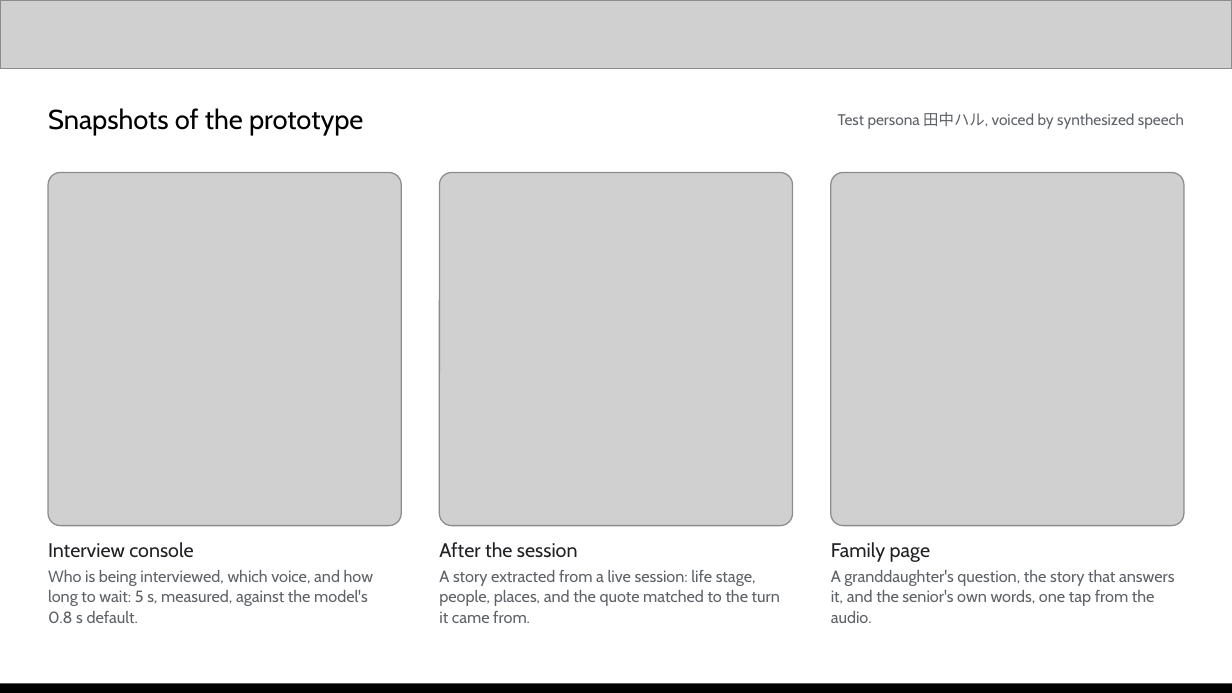
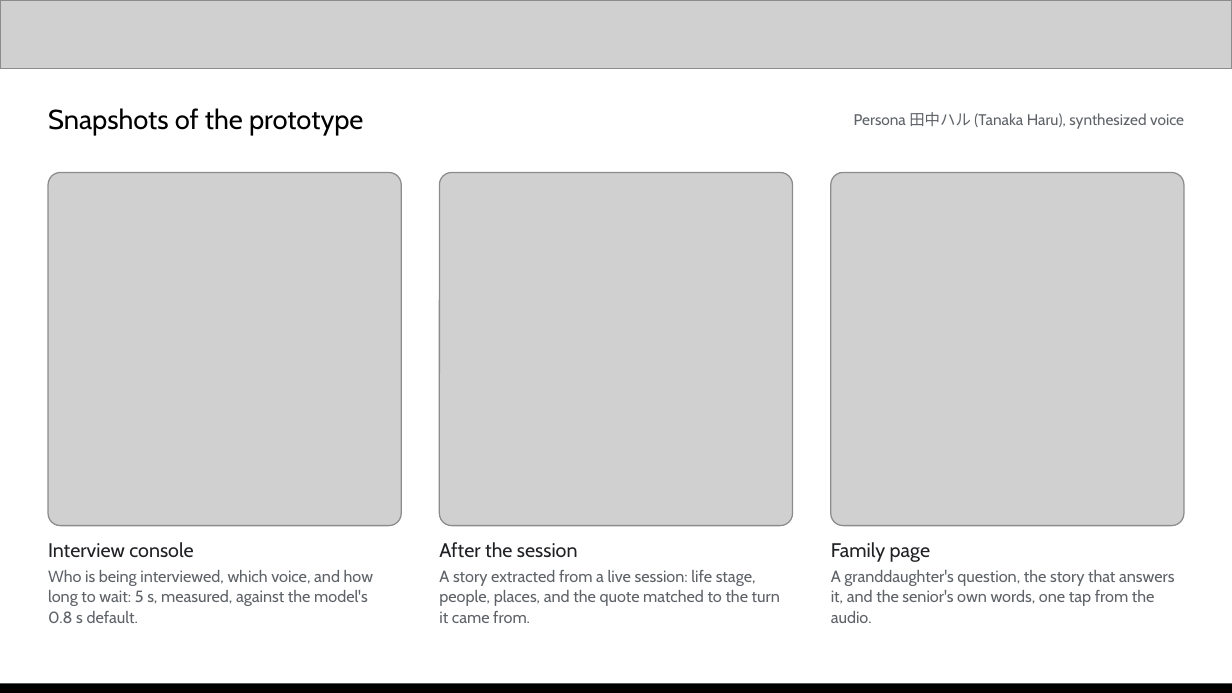
Before and after one commit to kaseovo/kataribe, a slide deck: slide 10 of docs/demo/kataribe-pitch-deck.pptx. Drawn at 1232x693 pixels with LibreOffice and Linux fonts; fonts in the diff are those of the drawing; grey boxes stand for pictures. Boxes give left, top, right and bottom in pixels: in the first picture for what was removed or moved away, otherwise in the second. Text is boxed around its words. In the diff, an @@ line names an element or a change of style, - is before the commit and + after.

```diff
--- a/docs/demo/kataribe-pitch-deck.pptx
+++ b/docs/demo/kataribe-pitch-deck.pptx
@@ text at (854,112,1184,129): text changed @@
-Test persona 田中ハル, voiced by synthesized speech
+Persona 田中ハル (Tanaka Haru), synthesized voice
```
Also in this commit, not shown: 4 other slides changed, 1 other file.
